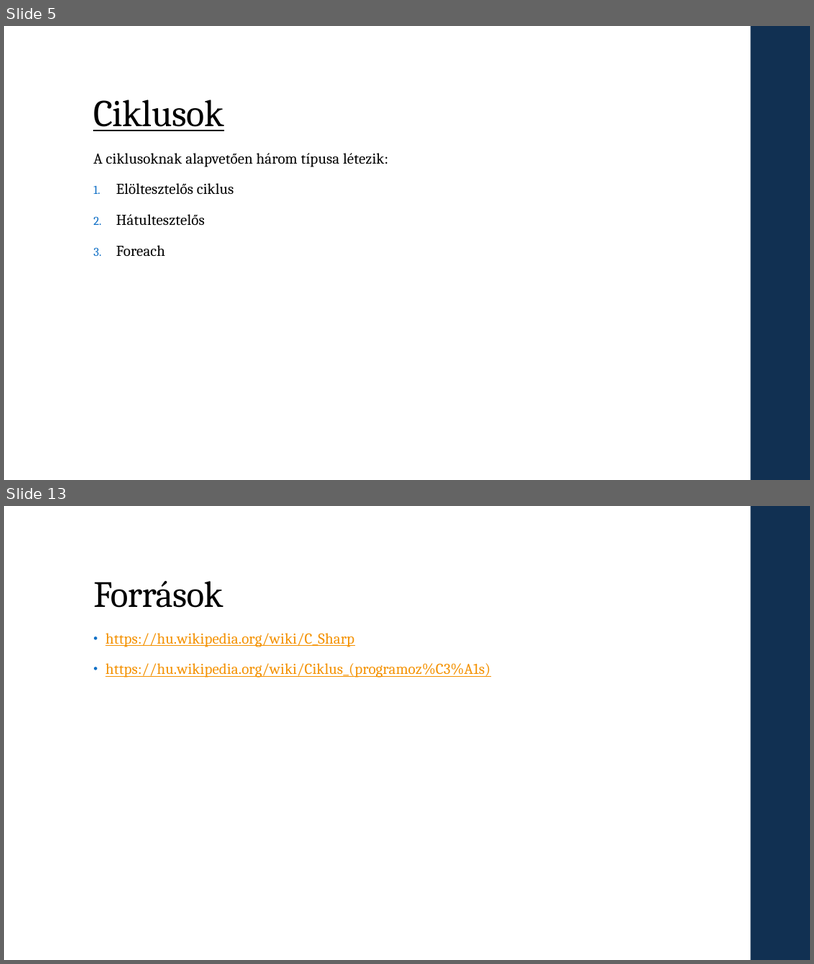
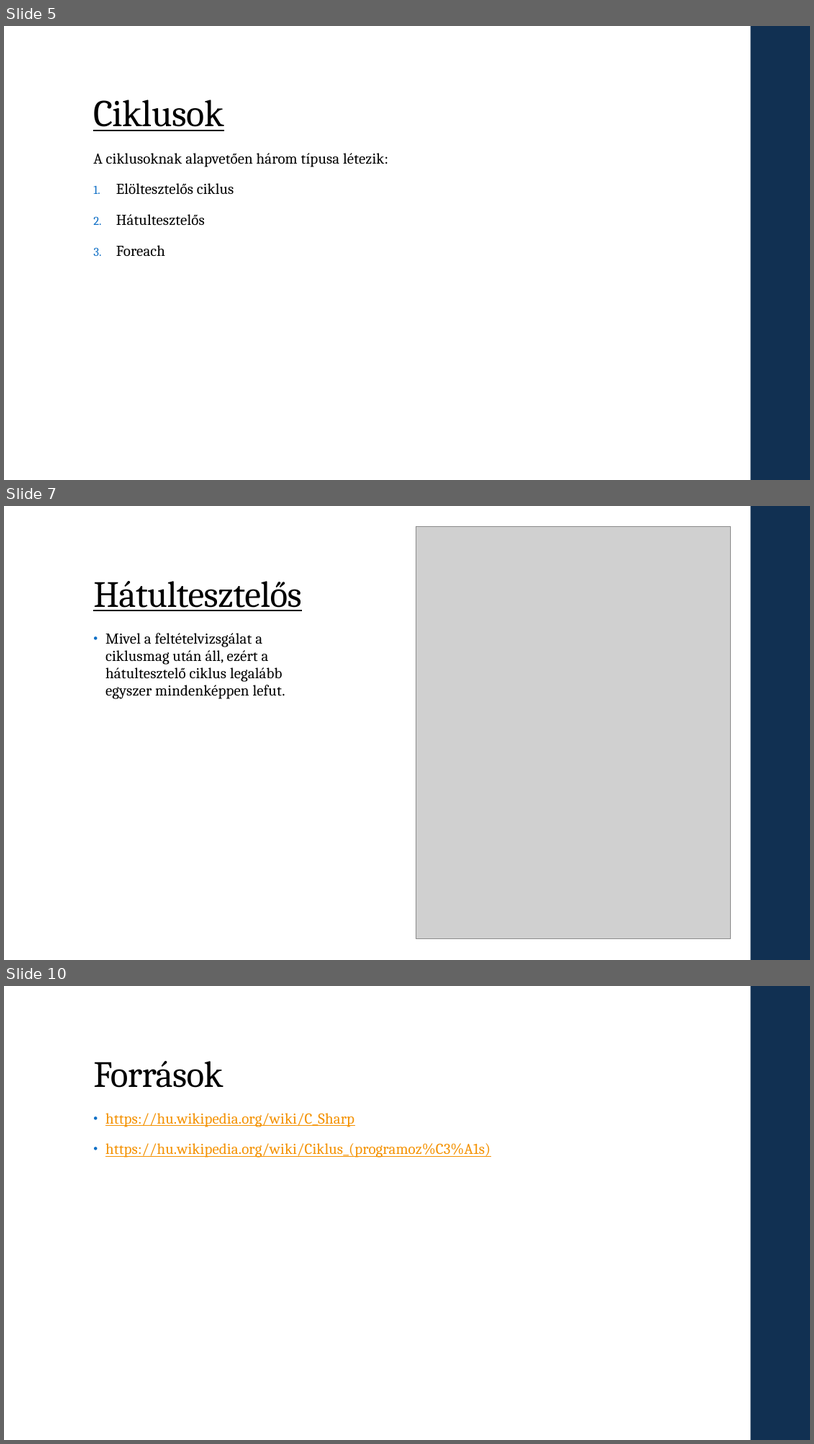
Before and after one commit to dudaslevente/Paprika, a slide deck: Beadandó.pptx. Shown one above the other, each under a label of ours: slides 5 and 13 before the commit, slides 5, 7 and 10 after it; the slides between them are not shown. The pictures are 814x964 and 814x1444 pixels, drawn with LibreOffice and Linux fonts; fonts in the diff are those of the drawing; grey boxes stand for pictures. Boxes give left, top, right and bottom in pixels: in the first picture for what was removed or moved away, otherwise in the second. Text is boxed around its words. In the diff, an @@ line names an element or a change of style, - is before the commit and + after.

```diff
--- a/Beadandó.pptx
+++ b/Beadandó.pptx
@@ slide 7 added at bbox=[4, 506, 810, 960], background #FFFFFF; not listed: 1 template element that a slide beside it also shows @@
@@ picture added at bbox=[417, 527, 731, 939] @@
@@ title added at bbox=[93, 581, 302, 611], 44 pt, text #000000, underline @@
+Hátultesztelős
@@ text added at bbox=[106, 633, 286, 699], 18 pt, text #000000 @@
+• Mivel a feltételvizsgálat a ciklusmag után áll, ezért a hátultesztelő ciklus legalább egyszer mindenképpen lefut.
@@ what was slide 13 is now slide 10 @@
```
Also in this commit, not shown: 3 other slides added, 6 slides removed.
